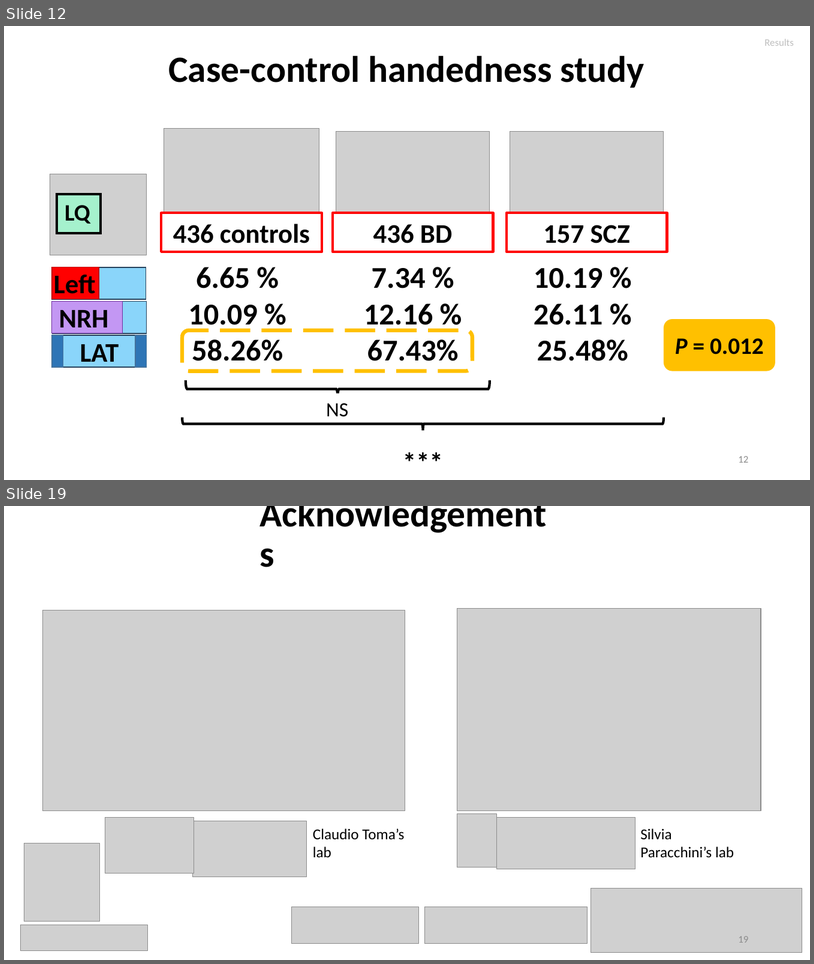
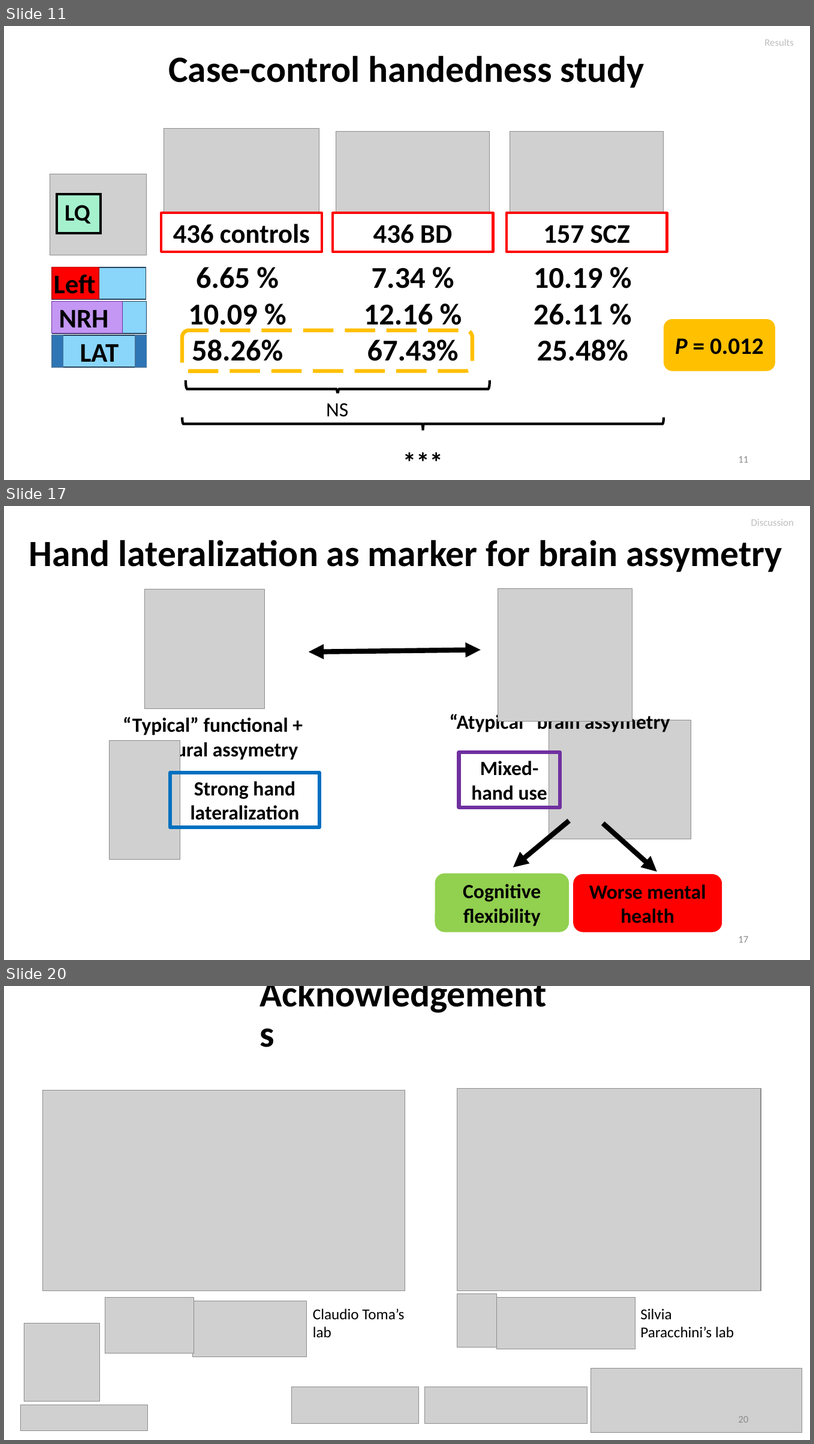
Before and after one commit to igarcia17/EHI_laterality, a slide deck: NorthSeaLateralityCongress_InesGarciaOrtiz.pptx. Shown one above the other, each under a label of ours: slides 12 and 19 before the commit, slides 11, 17 and 20 after it; the slides between them are not shown. The pictures are 814x964 and 814x1444 pixels, drawn with LibreOffice and Linux fonts; fonts in the diff are those of the drawing; grey boxes stand for pictures. Boxes give left, top, right and bottom in pixels: in the first picture for what was removed or moved away, otherwise in the second. Text is boxed around its words. In the diff, an @@ line names an element or a change of style, - is before the commit and + after.

```diff
--- a/NorthSeaLateralityCongress_InesGarciaOrtiz.pptx
+++ b/NorthSeaLateralityCongress_InesGarciaOrtiz.pptx
@@ slide 17 added at bbox=[4, 506, 810, 960], background #FFFFFF @@
@@ text added at bbox=[752, 519, 794, 526], 12 pt, text #BFBFBF @@
+Discussion
@@ text added at bbox=[29, 540, 783, 572], 44 pt, text #000000, bold @@
+Hand lateralization as marker for brain assymetry
@@ picture added at bbox=[144, 589, 265, 709] @@
@@ picture added at bbox=[498, 588, 632, 721] @@
@@ double arrow added from (309, 652) to (481, 650), #000000 6 pt @@
@@ text added at bbox=[123, 717, 298, 761], 24 pt, text #000000, bold @@
+“Typical” functional + structural assymetry
@@ text added at bbox=[450, 712, 670, 733], 24 pt, text #000000, bold @@
+“Atypical” brain assymetry
@@ picture added at bbox=[549, 720, 691, 839] @@
@@ picture added at bbox=[109, 741, 180, 859] @@
@@ rectangle added at bbox=[459, 752, 560, 807], outline #7030A0 4.5 pt, 24 pt, text #000000, bold @@
+Mixed-hand use
@@ rectangle added at bbox=[170, 772, 320, 827], outline #0070C0 4.5 pt, 24 pt, text #000000, bold @@
+Strong hand lateralization
@@ arrow added from (570, 820) to (513, 867), #000000 6 pt @@
@@ arrow added from (603, 823) to (657, 871), #000000 6 pt @@
@@ rounded rectangle added at bbox=[435, 873, 570, 932], fill #92D050, 24 pt, text #000000, bold @@
+Cognitive flexibility
@@ rounded rectangle added at bbox=[574, 874, 723, 932], fill #FF0000, 24 pt, text #000000, bold @@
+Worse mental health
@@ page number added at bbox=[738, 936, 749, 942], 12 pt, text #8C8C8C @@
+17
@@ what was slide 12 is now slide 11 @@
@@ page number at bbox=[738, 456, 749, 462]: text changed @@
-12
+11
@@ what was slide 19 is now slide 20 @@
@@ page number at bbox=[738, 1416, 749, 1422]: text changed @@
-19
+20
```
Also in this commit, not shown: 11 slides changed, 1 other slide added, 1 slide removed, 1 other file.
